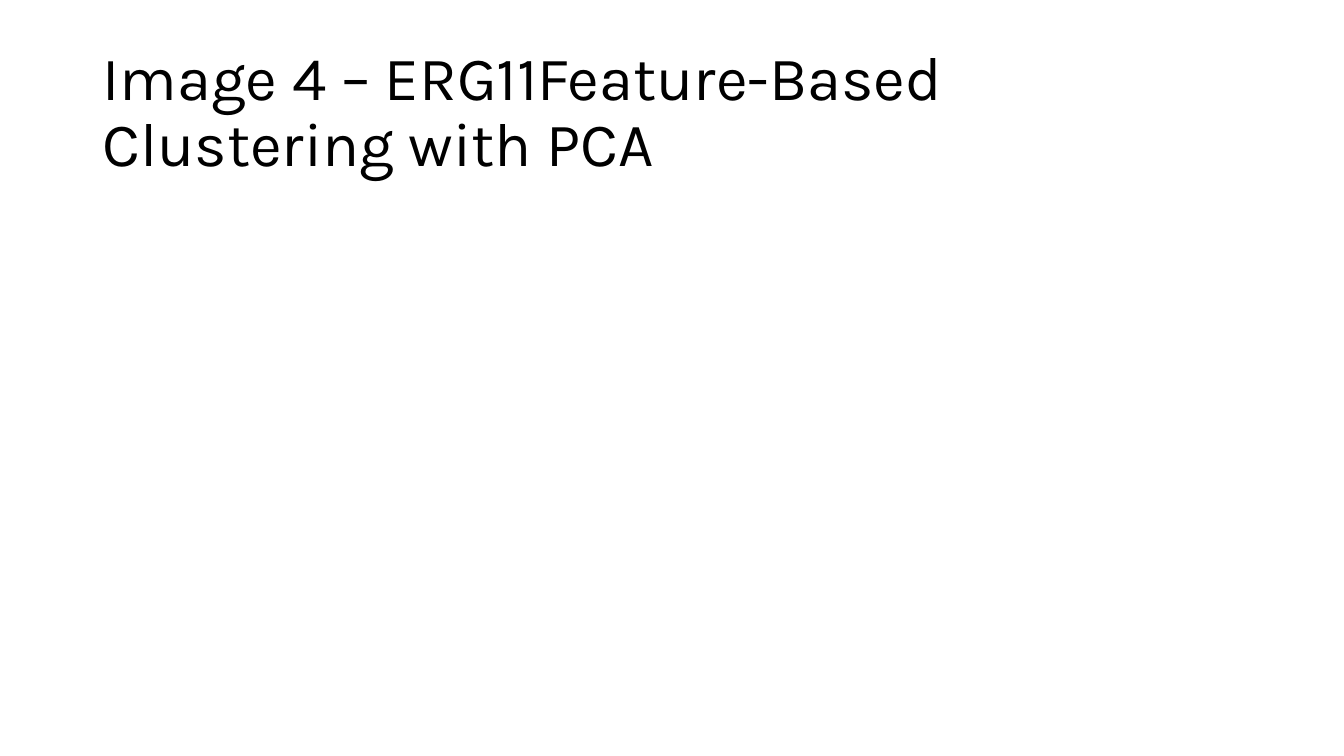
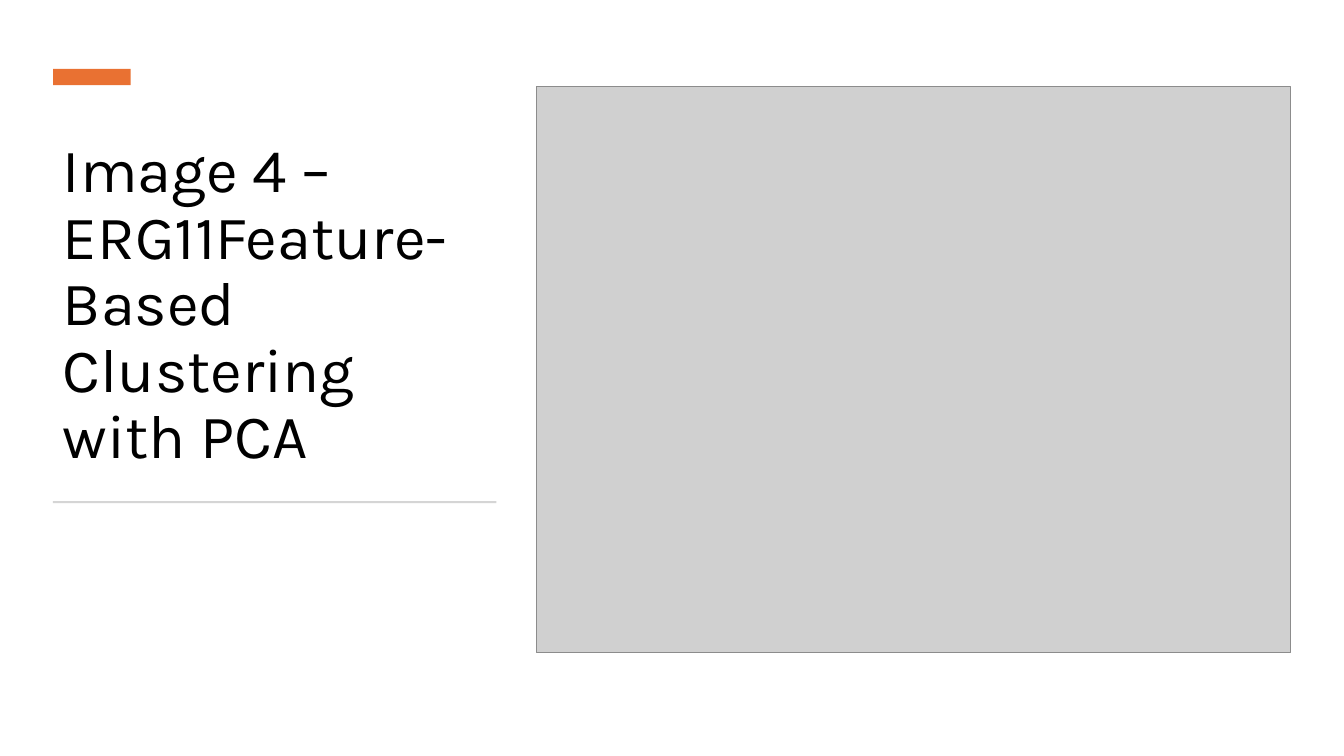
Before and after one commit to snsaiphoo/binf6210_assignment4, a slide deck: slide 11 of doc/Candida Comparison.pptx (slide 7 before the commit). Drawn at 1344x756 pixels with LibreOffice and Linux fonts; fonts in the diff are those of the drawing; grey boxes stand for pictures. Boxes give left, top, right and bottom in pixels: in the first picture for what was removed or moved away, otherwise in the second. Text is boxed around its words. In the diff, an @@ line names an element or a change of style, - is before the commit and + after.

```diff
--- a/doc/Candida Comparison.pptx
+++ b/doc/Candida Comparison.pptx
@@ rectangle added at bbox=[53, 69, 131, 85], fill #E97132 @@
@@ picture added at bbox=[536, 87, 1292, 653] @@
@@ title "Image 4 – ERG11Feature-Based Clustering ...": place and size @@
-title "Image 4 – ERG11Feature-Based Clustering ..." at bbox=[102, 58, 942, 181]
+title "Image 4 – ERG11Feature-Based Clustering ..." at bbox=[63, 152, 447, 459]
@@ title "Image 4 – ERG11Feature-Based Clustering ..." at bbox=[63, 152, 447, 459]: vertical alignment middle to bottom @@
@@ rectangle added at bbox=[53, 501, 497, 503], fill #D5D5D5 @@
```
Also in this commit, not shown: 8 other slides changed, 11 slides added, 1 slide removed, 18 other files.
